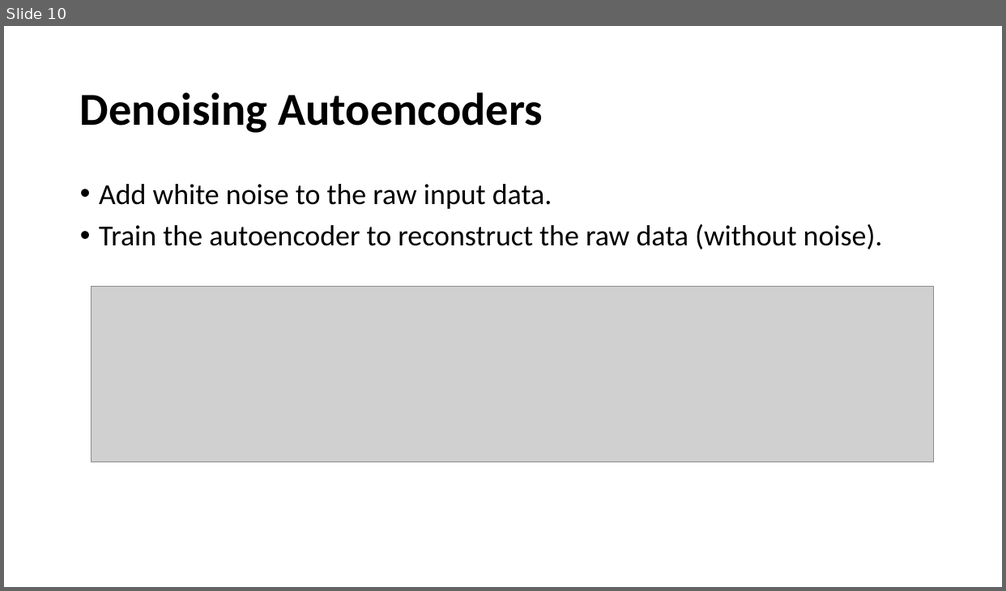
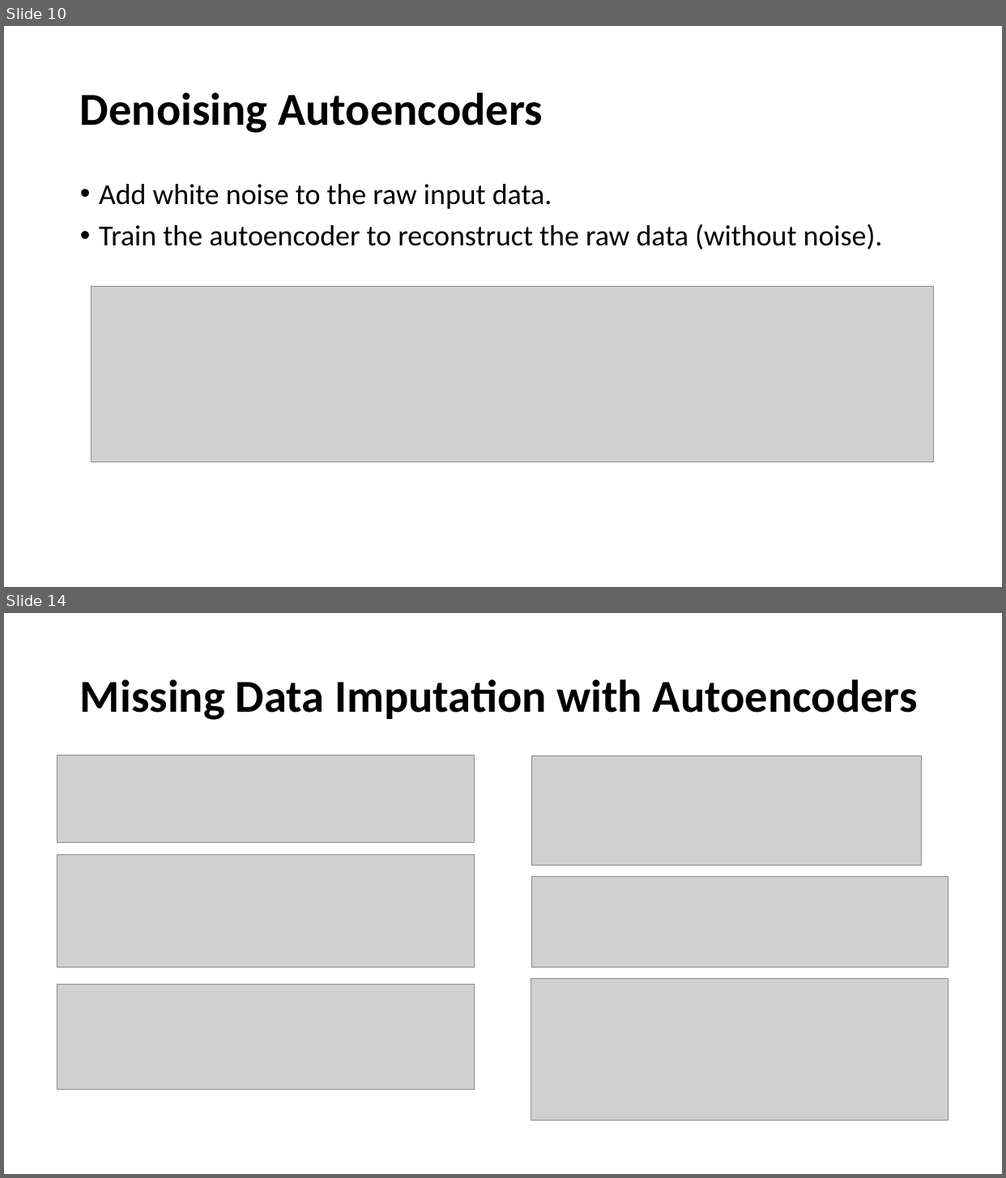
Before and after one commit to tingsyo/course_2020Q3_representation_learning, a slide deck: notebooks/05_Autoencoder_and_variations.pptx. Shown one above the other, each under a label of ours: slide 10 before the commit, slides 10 and 14 after it; the slides between them are not shown. The pictures are 1006x591 and 1006x1178 pixels, drawn with LibreOffice and Linux fonts; fonts in the diff are those of the drawing; grey boxes stand for pictures. Boxes give left, top, right and bottom in pixels: in the first picture for what was removed or moved away, otherwise in the second. Text is boxed around its words. In the diff, an @@ line names an element or a change of style, - is before the commit and + after.

```diff
--- a/notebooks/05_Autoencoder_and_variations.pptx
+++ b/notebooks/05_Autoencoder_and_variations.pptx
@@ slide 14 added at (4,613,1002,1174), background #FFFFFF @@
@@ title added at (80,679,918,720), 44 pt, text #000000, bold @@
+Missing Data Imputation with Autoencoders
@@ picture added at (57,756,474,843) @@
@@ picture added at (532,756,922,866) @@
@@ picture added at (57,855,474,967) @@
@@ picture added at (532,876,948,967) @@
@@ picture added at (57,984,474,1090) @@
@@ picture added at (531,978,948,1121) @@
```
Also in this commit, not shown: 3 slides changed, 4 other slides added.
